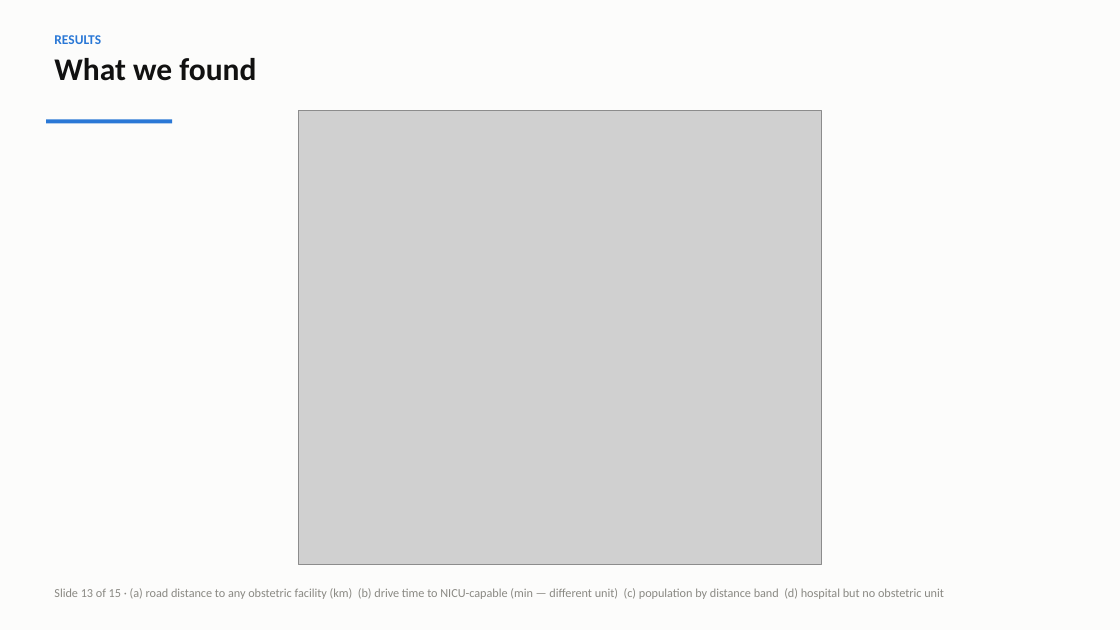
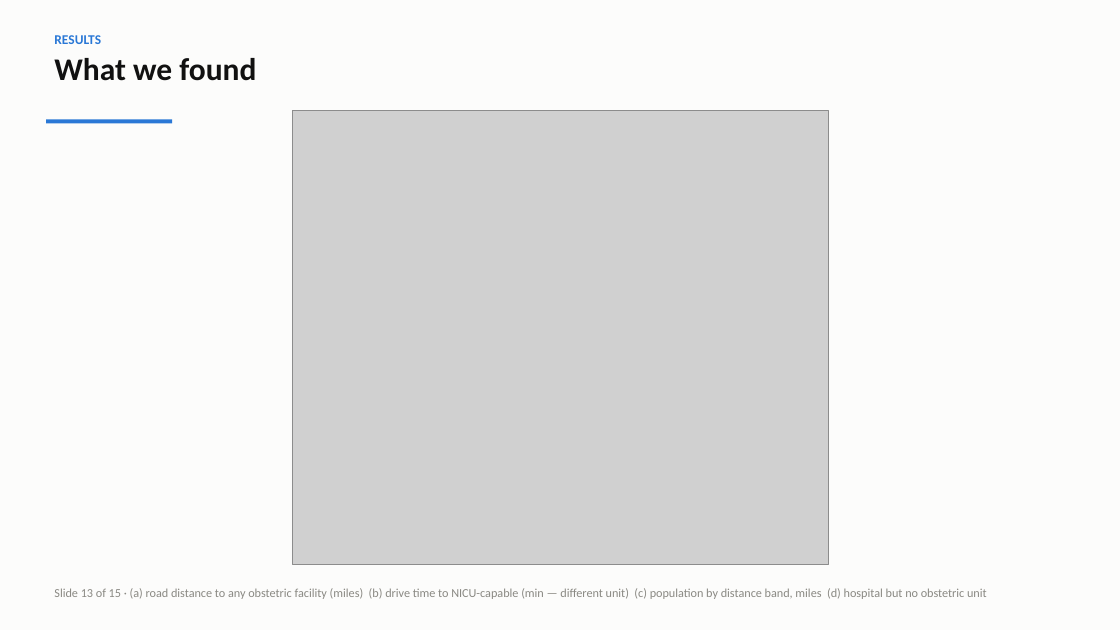
Before and after one commit to ahosain/MatCare, a slide deck: slide 13 of results/MatCare_Project_Walkthrough.pptx. Drawn at 1120x630 pixels with LibreOffice and Linux fonts; fonts in the diff are those of the drawing; grey boxes stand for pictures. Boxes give left, top, right and bottom in pixels: in the first picture for what was removed or moved away, otherwise in the second. Text is boxed around its words. In the diff, an @@ line names an element or a change of style, - is before the commit and + after.

```diff
--- a/results/MatCare_Project_Walkthrough.pptx
+++ b/results/MatCare_Project_Walkthrough.pptx
@@ picture: place and size @@
-picture at [298,111,822,565]
+picture at [292,111,828,565]
@@ text at [54,588,987,599]: text changed @@
-Slide 13 of 15 · (a) road distance to any obstetric facility (km) (b) drive time to NICU-capable (min — different unit) (c) population by distance band (d) hospital but no obstetric unit
+Slide 13 of 15 · (a) road distance to any obstetric facility (miles) (b) drive time to NICU-capable (min — different unit) (c) population by distance band, miles (d) hospital but no obstetric unit
```
Also in this commit, not shown: 19 other files.
